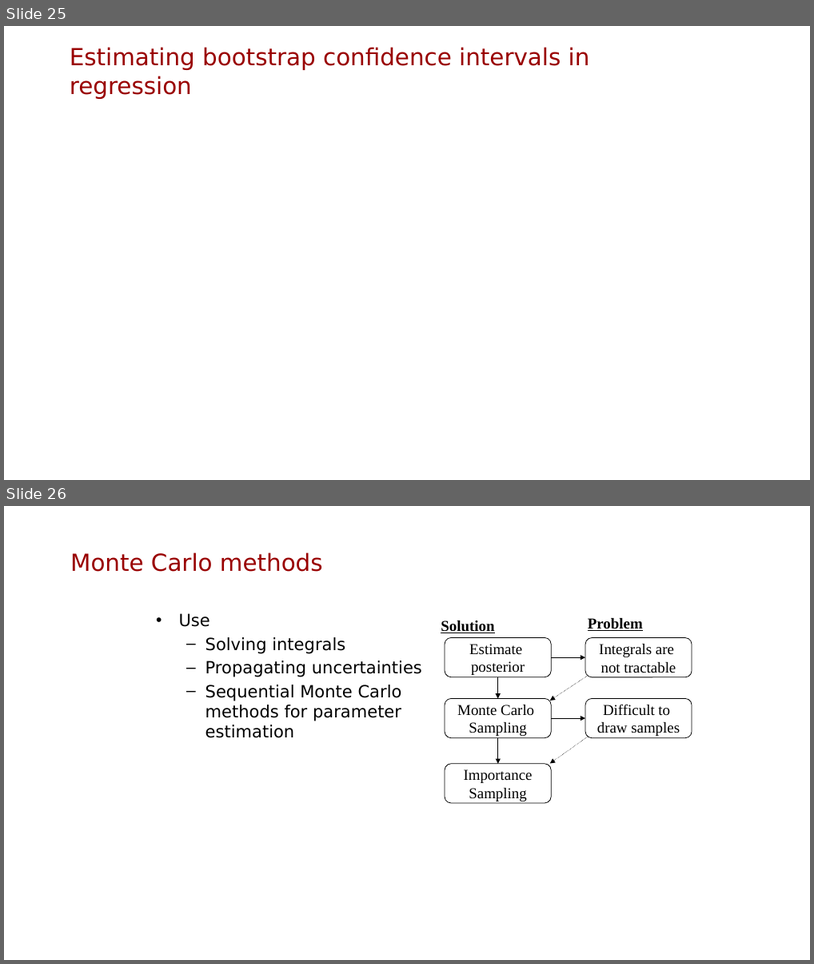
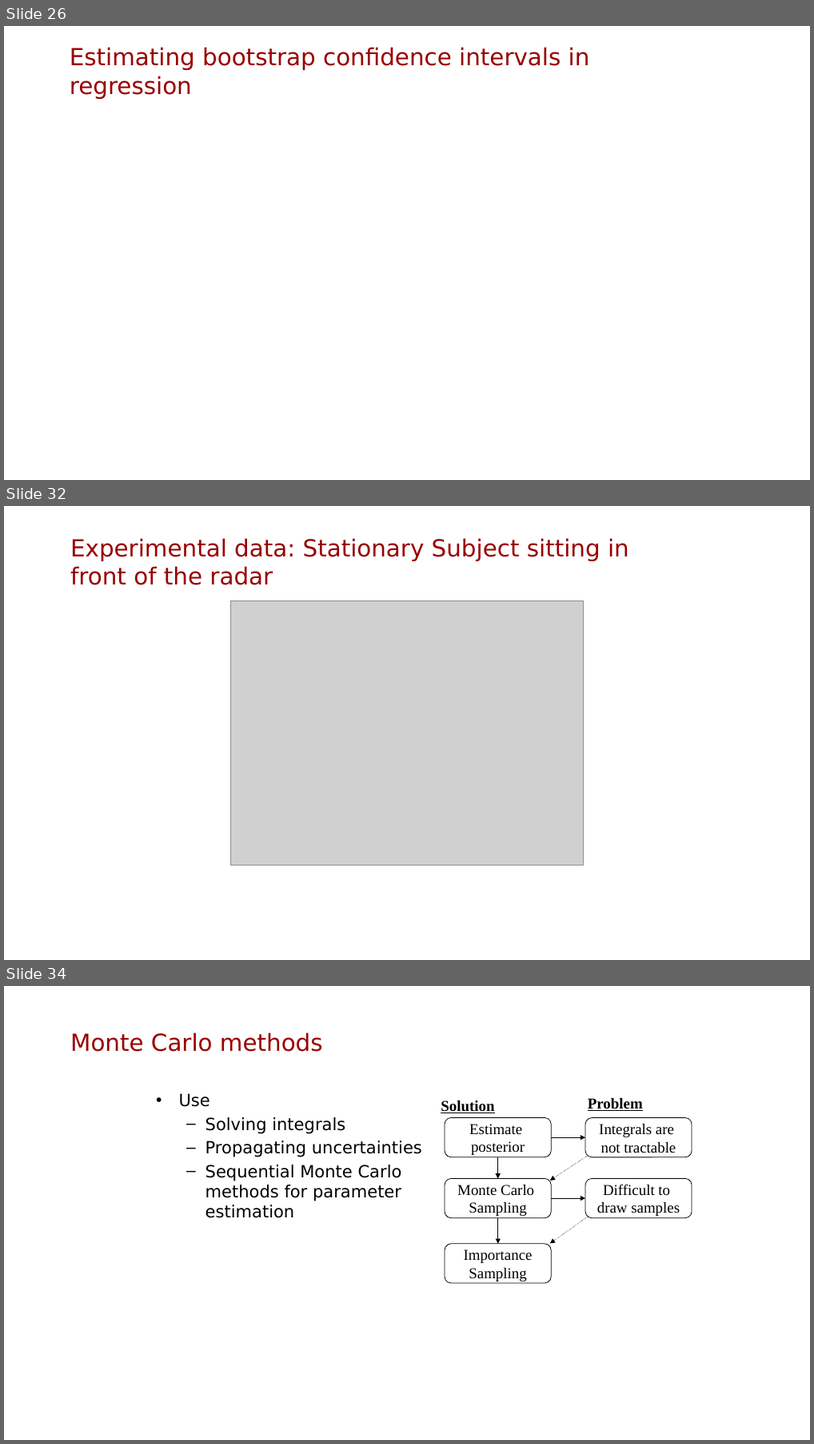
Before and after one commit to mbolic2/Uncertainty_Course, a slide deck: Lec 5 Bootstrap and Monte Carlo/Confidence intervals and Bootstrap.pptx. Shown one above the other, each under a label of ours: slides 25 and 26 before the commit, slides 26, 32 and 34 after it; the slides between them are not shown. The pictures are 814x964 and 814x1444 pixels, drawn with LibreOffice and Linux fonts; fonts in the diff are those of the drawing; grey boxes stand for pictures; background and template pictures are left out. Boxes give left, top, right and bottom in pixels: in the first picture for what was removed or moved away, otherwise in the second. Text is boxed around its words. In the diff, an @@ line names an element or a change of style, - is before the commit and + after.

```diff
--- a/Lec 5 Bootstrap and Monte Carlo/Confidence intervals and Bootstrap.pptx
+++ b/Lec 5 Bootstrap and Monte Carlo/Confidence intervals and Bootstrap.pptx
@@ slide 32 added at (4, 506, 810, 960), background picture (left out) @@
@@ title added at (70, 538, 630, 585), 28 pt, text #990000 @@
+Experimental data: Stationary Subject sitting in front of the radar
@@ picture added at (231, 601, 583, 864) @@
@@ what was slide 25 is now slide 26 @@
@@ what was slide 26 is now slide 34 @@
```
Also in this commit, not shown: 7 other slides added, 5 other files.
